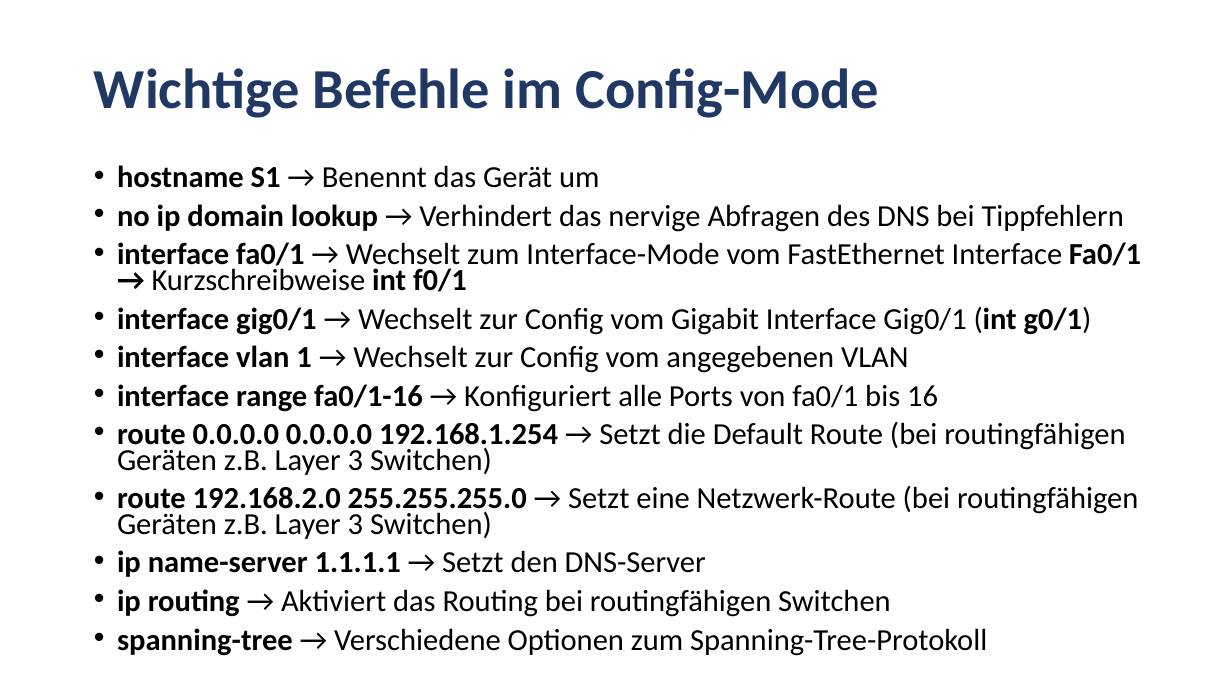
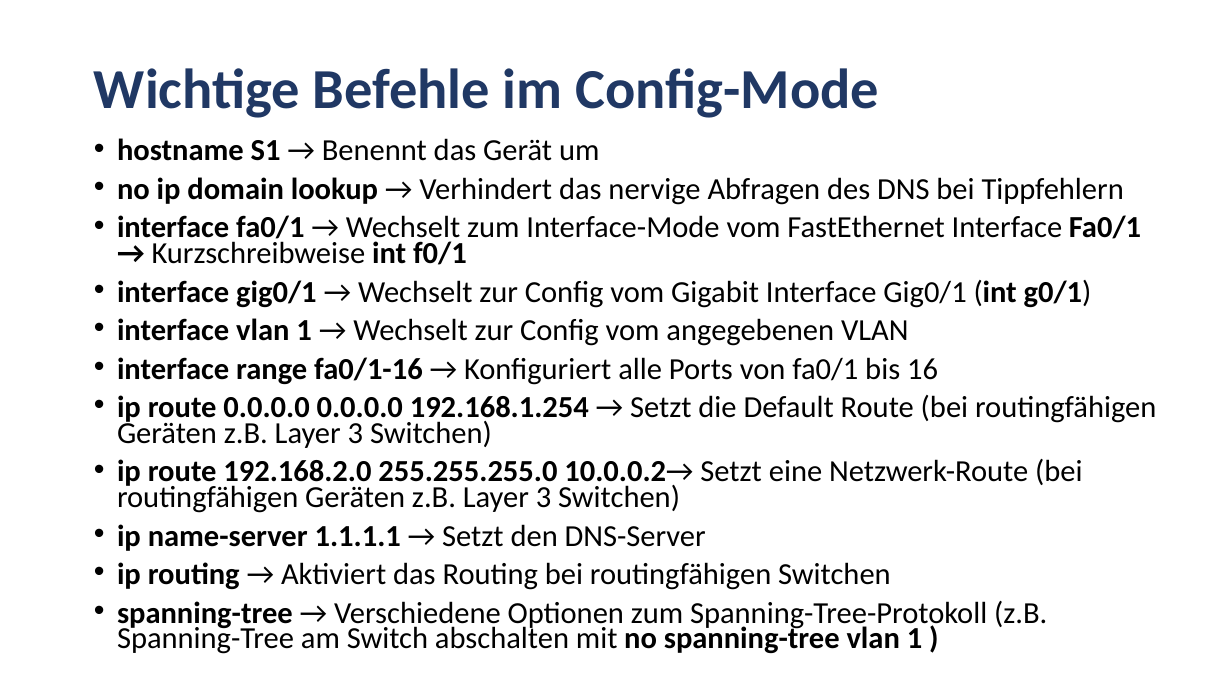
Before and after one commit to MickyRoth/Presentations, a slide deck: slide 7 of Cisco IOS.pptx. Drawn at 1232x693 pixels with LibreOffice and Linux fonts; fonts in the diff are those of the drawing; background and template pictures are left out. Boxes give left, top, right and bottom in pixels: in the first picture for what was removed or moved away, otherwise in the second. Text is boxed around its words. In the diff, an @@ line names an element or a change of style, - is before the commit and + after.

```diff
--- a/Cisco IOS.pptx
+++ b/Cisco IOS.pptx
@@ text "hostname S1 → Benennt das ...": place and size @@
-text "hostname S1 → Benennt das ..." at (117, 165, 1141, 656)
+text "hostname S1 → Benennt das ..." at (117, 138, 1156, 654)
@@ text at (117, 395, 1156, 513): text changed @@
-• route 0.0.0.0 0.0.0.0 192.168.1.254 → Setzt die Default Route (bei routingfähigen Geräten z.B. Layer 3 Switchen)
-• route 192.168.2.0 255.255.255.0 → Setzt eine Netzwerk-Route (bei routingfähigen Geräten z.B. Layer 3 Switchen)
+• ip route 0.0.0.0 0.0.0.0 192.168.1.254 → Setzt die Default Route (bei routingfähigen Geräten z.B. Layer 3 Switchen)
+• ip route 192.168.2.0 255.255.255.0 10.0.0.2→ Setzt eine Netzwerk-Route (bei routingfähigen Geräten z.B. Layer 3 Switchen)
@@ text at (117, 601, 1047, 654): text changed @@
-• spanning-tree → Verschiedene Optionen zum Spanning-Tree-Protokoll
+• spanning-tree → Verschiedene Optionen zum Spanning-Tree-Protokoll (z.B. Spanning-Tree am Switch abschalten mit no spanning-tree vlan 1 )
```
Also in this commit, not shown: 1 other slide changed.
